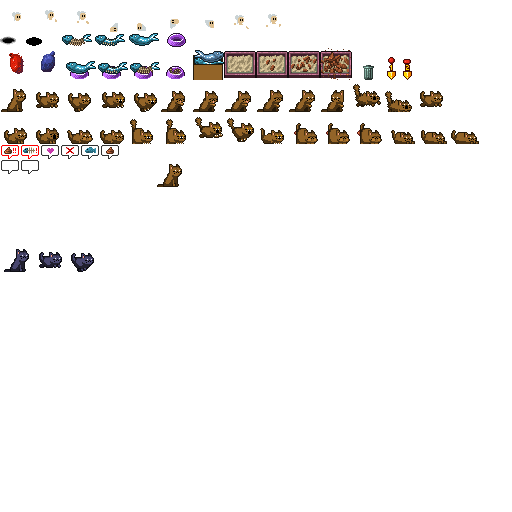
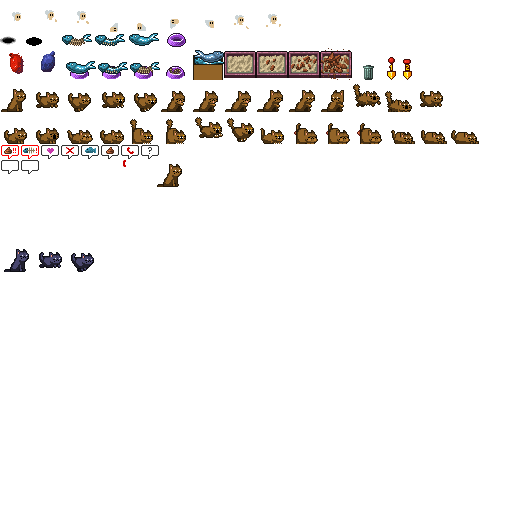
Layered file, before and after one edit (512 x 512). Changes by layer:
painted on "tiles" over [121, 145, 159, 167]
